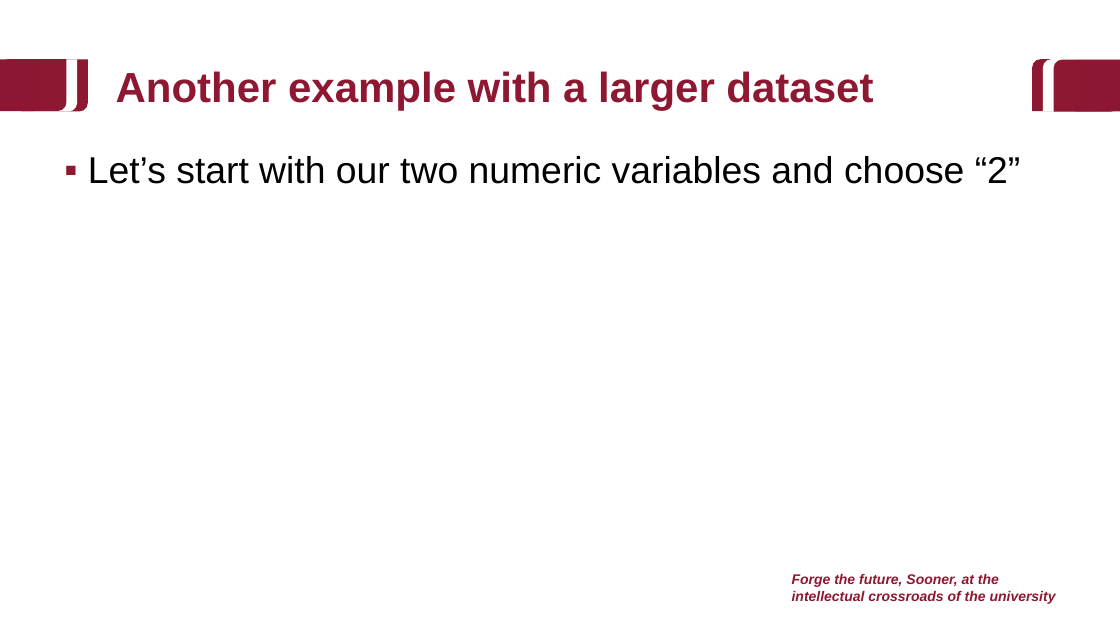
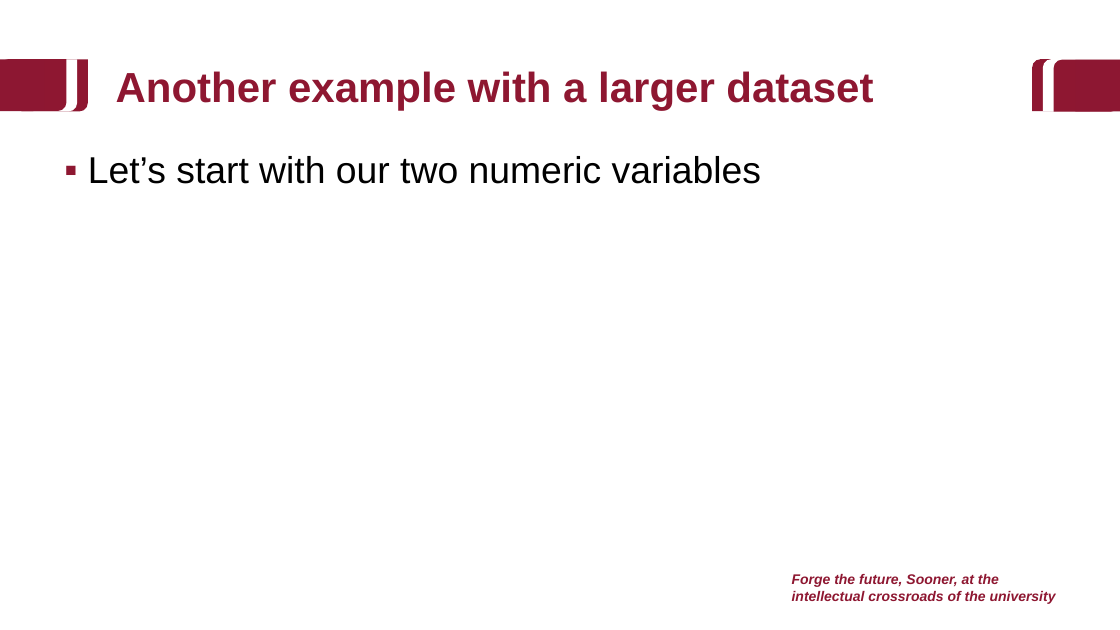
Before and after one commit to baeolophus/2025_data_viz_research, a slide deck: slide 13 of activities.pptx (slide 14 before the commit). Drawn at 1120x630 pixels with LibreOffice and Linux fonts; fonts in the diff are those of the drawing; background and template pictures are left out. Boxes give left, top, right and bottom in pixels: in the first picture for what was removed or moved away, otherwise in the second. Text is boxed around its words. In the diff, an @@ line names an element or a change of style, - is before the commit and + after.

```diff
--- a/activities.pptx
+++ b/activities.pptx
@@ text at [88,156,761,184]: text changed @@
-▪ Let’s start with our two numeric variables and choose “2”
+▪ Let’s start with our two numeric variables
```
Also in this commit, not shown: 15 other slides changed, 5 slides added, 2 slides removed.
